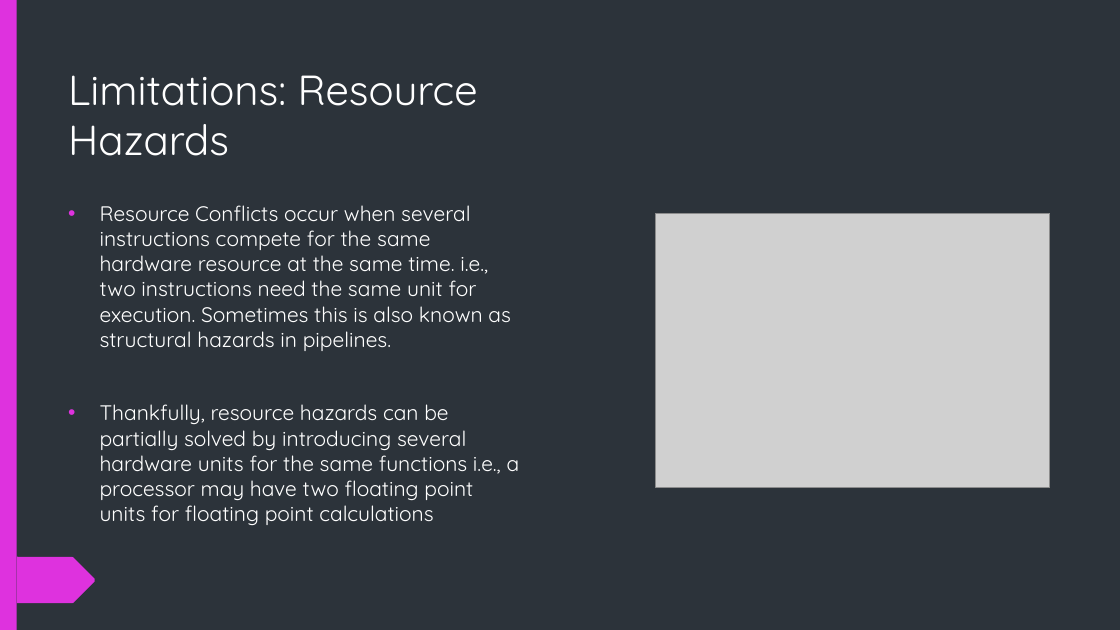
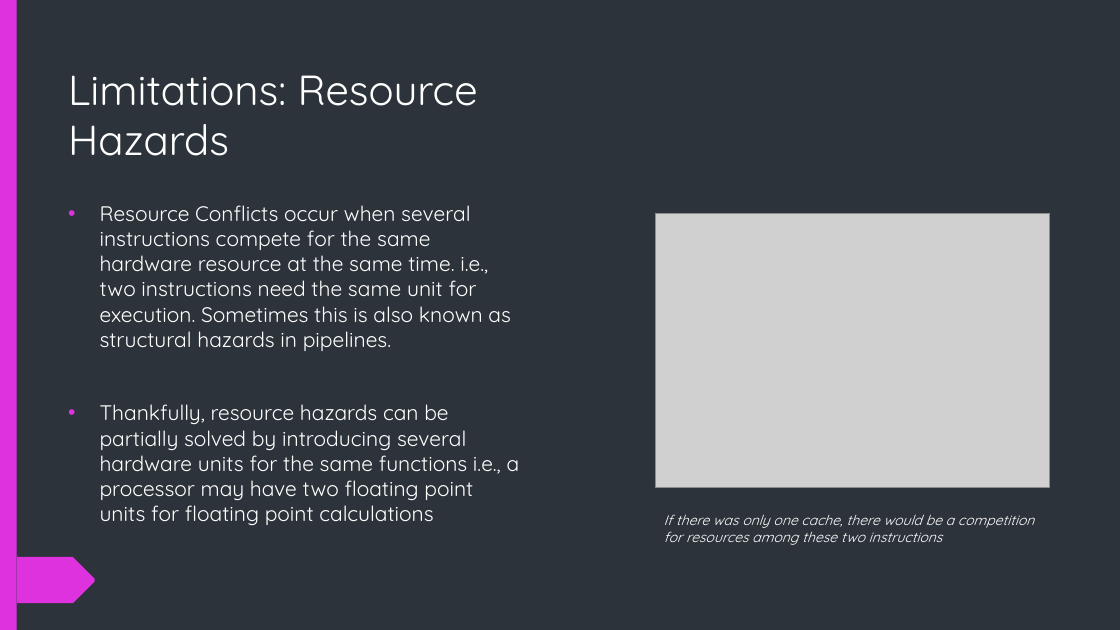
Before and after one commit to BlenderCN-Org/University-Assignments, a slide deck: slide 6 of CS3340 - Computer Architecture/hw5/mgm160130.pptx. Drawn at 1120x630 pixels with LibreOffice and Linux fonts; fonts in the diff are those of the drawing; grey boxes stand for pictures. Boxes give left, top, right and bottom in pixels: in the first picture for what was removed or moved away, otherwise in the second. Text is boxed around its words. In the diff, an @@ line names an element or a change of style, - is before the commit and + after.

```diff
--- a/CS3340 - Computer Architecture/hw5/mgm160130.pptx
+++ b/CS3340 - Computer Architecture/hw5/mgm160130.pptx
@@ text added at (664,515,1034,545), 12 pt, text #FFFFFF, italic @@
+If there was only one cache, there would be a competition for resources among these two instructions
```
Also in this commit, not shown: 3 other slides changed, 5 slides added, 1 slide removed, 1 other file.
